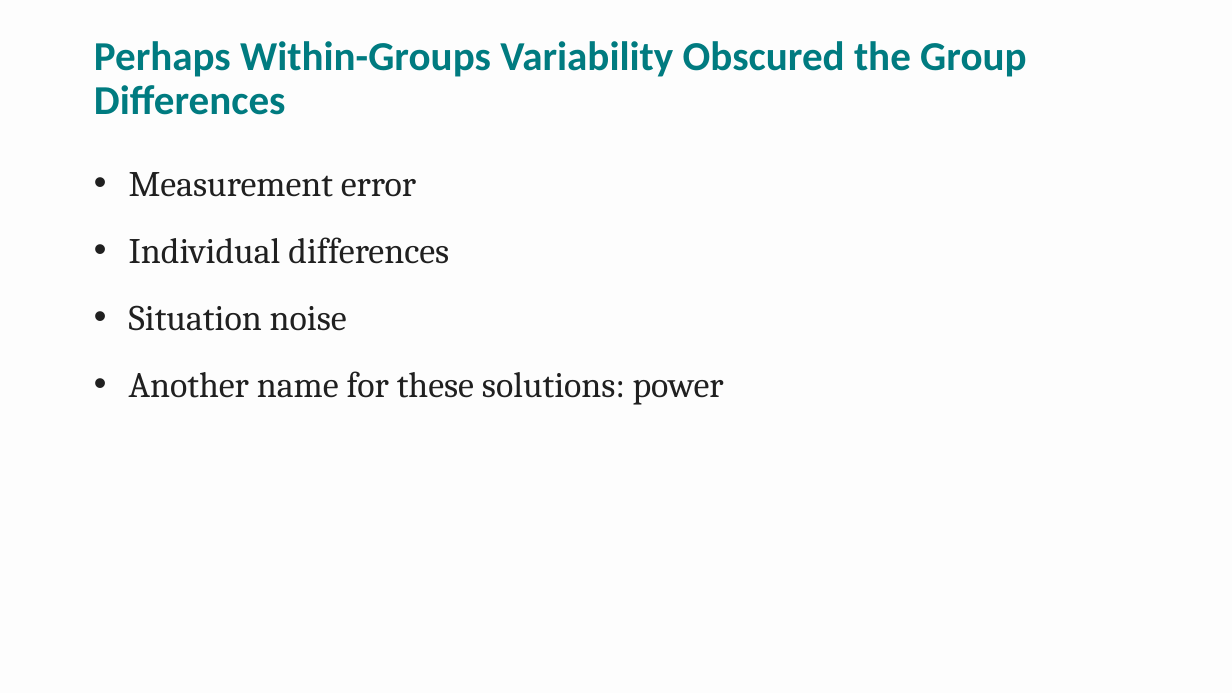
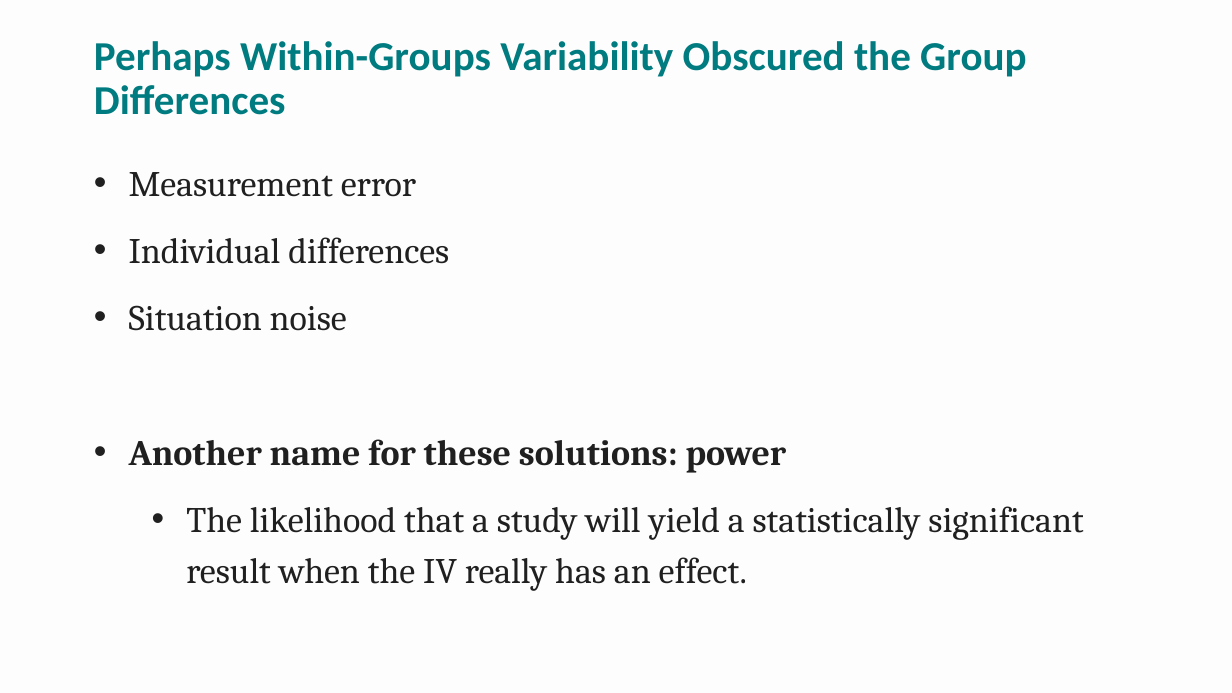
Before and after one commit to npm27/Teaching-Materials, a slide deck: slide 21 of Research Methods/Spring 26/Slides/11 Chapter 11.pptx (slide 22 before the commit). Drawn at 1232x693 pixels with LibreOffice and Linux fonts; fonts in the diff are those of the drawing. Boxes give left, top, right and bottom in pixels: in the first picture for what was removed or moved away, otherwise in the second. Text is boxed around its words. In the diff, an @@ line names an element or a change of style, - is before the commit and + after.

```diff
--- a/Research Methods/Spring 26/Slides/11 Chapter 11.pptx
+++ b/Research Methods/Spring 26/Slides/11 Chapter 11.pptx
@@ text at (129, 439, 787, 473): bold on in "Another name for these solutions: power" @@
@@ text at (186, 506, 1083, 591): paragraph added @@
+  • The likelihood that a study will yield a statistically significant result when the IV really has an effect.
```
Also in this commit, not shown: 11 other slides changed, 4 slides removed, 1 other file.
